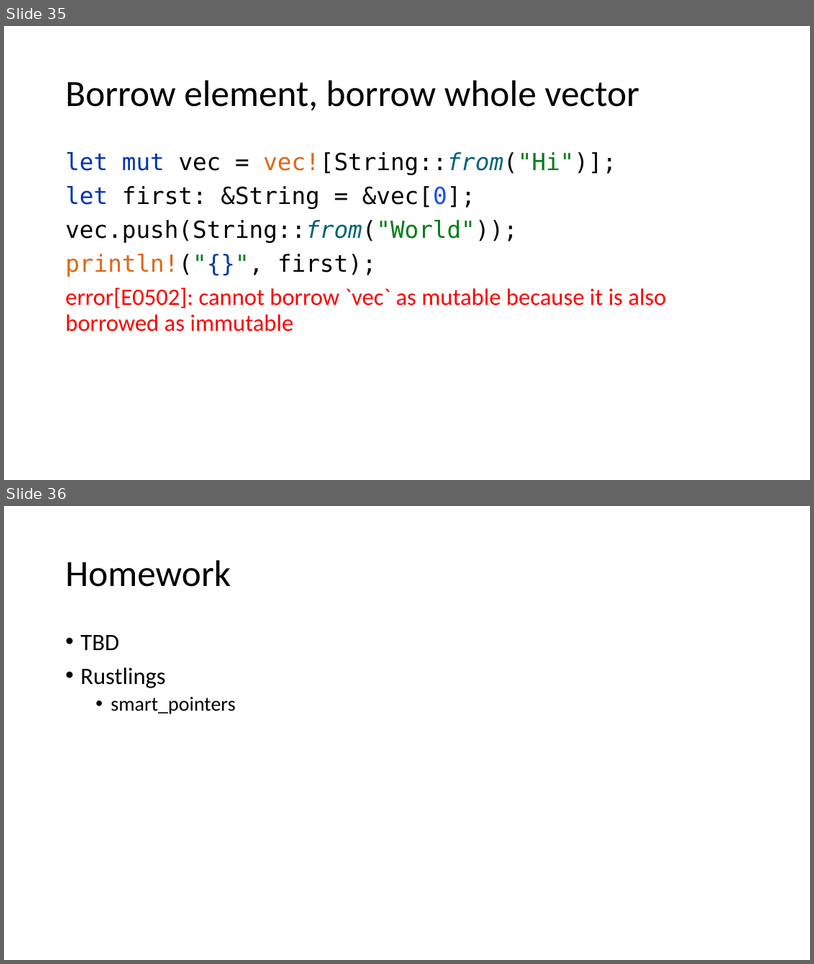
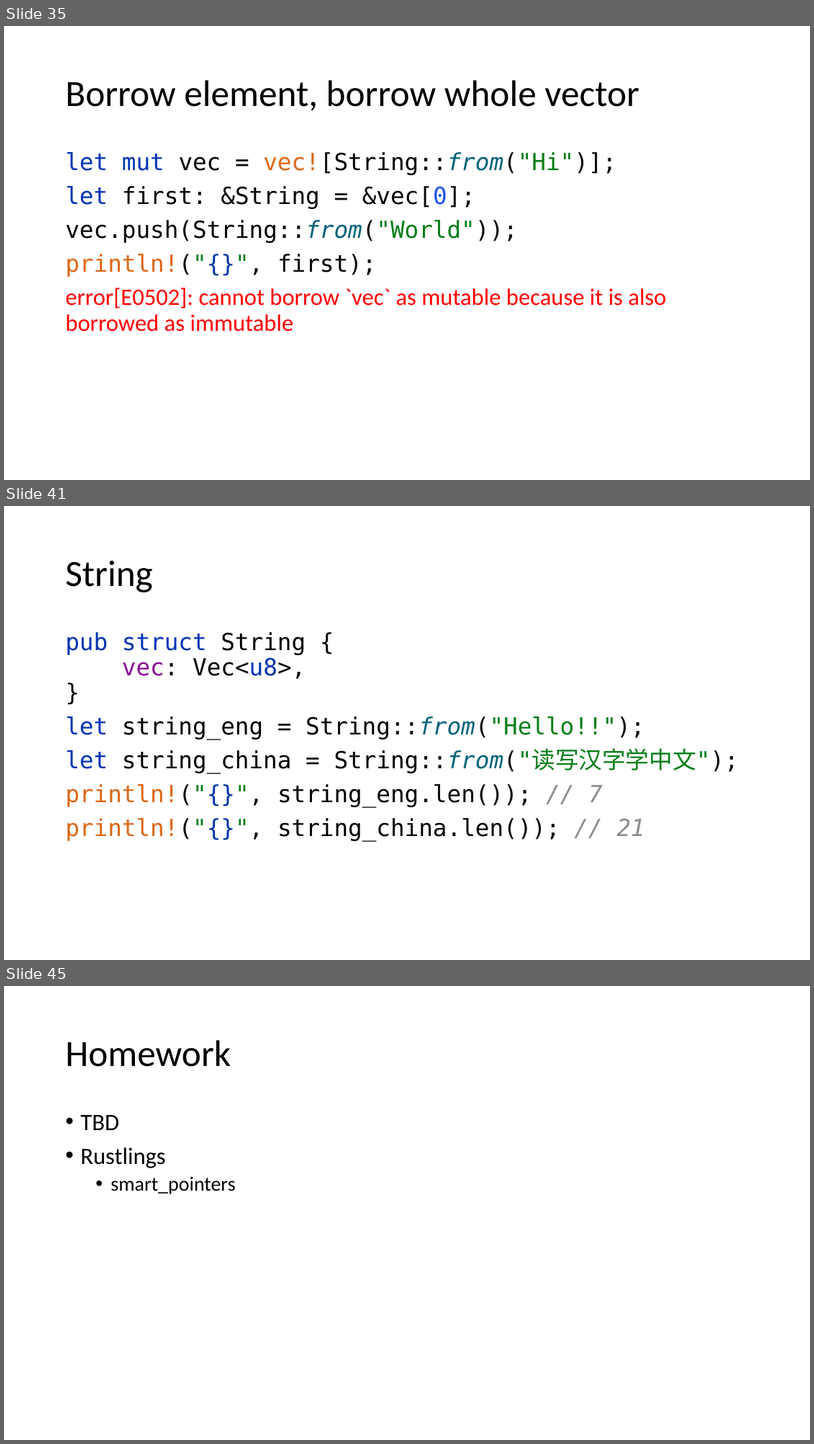
Before and after one commit to kugushev/course-rust-basics, a slide deck: src/05-SmartPointers/05-SmartPointers.pptx. Shown one above the other, each under a label of ours: slides 35 and 36 before the commit, slides 35, 41 and 45 after it; the slides between them are not shown. The pictures are 814x964 and 814x1444 pixels, drawn with LibreOffice and Linux fonts; fonts in the diff are those of the drawing. Boxes give left, top, right and bottom in pixels: in the first picture for what was removed or moved away, otherwise in the second. Text is boxed around its words. In the diff, an @@ line names an element or a change of style, - is before the commit and + after.

```diff
--- a/src/05-SmartPointers/05-SmartPointers.pptx
+++ b/src/05-SmartPointers/05-SmartPointers.pptx
@@ slide 41 added at bbox=[4, 506, 810, 960], background #FFFFFF @@
@@ title added at bbox=[65, 560, 152, 592], 44 pt, text #000000 @@
+String
@@ text added at bbox=[65, 632, 739, 841], 28 pt, text #000000 @@
+pub struct String {
+vec: Vec<u8>,
+}
+let string_eng = String::from("Hello!!");
+let string_china = String::from("读写汉字学中文");
+println!("{}", string_eng.len()); // 7
+println!("{}", string_china.len()); // 21
@@ what was slide 36 is now slide 45 @@
```
Also in this commit, not shown: 8 other slides added.
